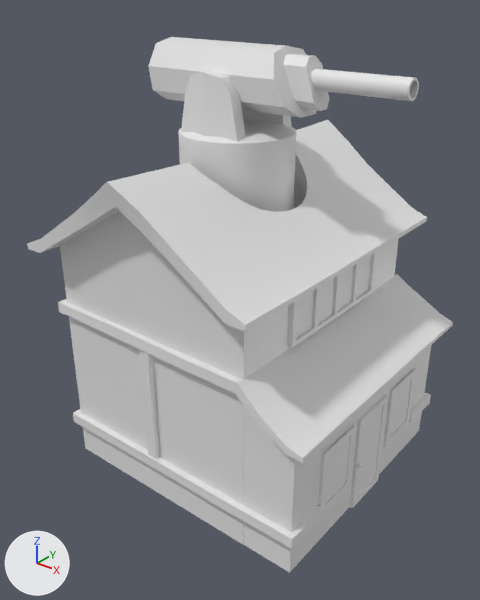
What one commit did to the Blender file Assets/Art/Models/BasicHouse.blend.
One viewpoint serves both versions: a 50 mm camera at (19.5, -24.2, 17.4) aimed at (1.0, -1.1, 3.1). Every picture has the same lights, and +X, +Y and +Z are marked at lower left.
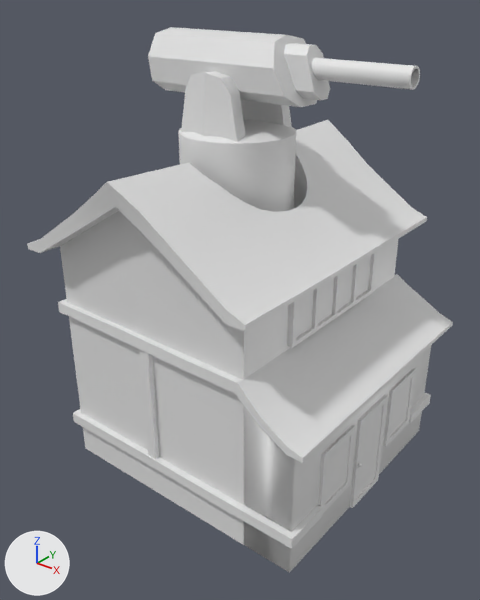
The newer file is also turned or shifted as a whole; pictures and numbers use the older file's frame.

Location of each change, (x1, y1, x2, y2) in pixels of the pictures (480 x 600 px):
'Cylinder.004', moved: before (149, 37, 317, 118); after (148, 27, 317, 107)
'Cylinder.007', moved: before (311, 69, 419, 101); after (312, 58, 420, 90)
'Cylinder.006', moved: before (284, 54, 330, 111); after (284, 43, 330, 100)
part 1 of me_cube_001, shading changed: (244, 346, 431, 573) in both

The edits, one by one:
me_cube_001 has 8 vertices, 6 faces and spans x -1.0..1.0, y -1.0..1.0, z -1.0..1.0.
me_cube_001 is used by ob_cube_001; location (6.81, 0.0, -1.81); scale (1.29, 6.48, 4.17).
me_cube_001 part 1: edges marked sharp go from 0 to 12.
Object 'Cylinder.004' (ob_cylinder_004) moves from (-0.74, 0.0, 13.43) to (-0.74, 0.0, 13.85).
Object 'Cylinder.006' (ob_cylinder_006) moves from (3.4, 0.0, 13.33) to (3.4, 0.0, 13.75).
Object 'Cylinder.007' (ob_cylinder_007) moves from (5.85, 0.0, 13.62) to (5.85, 0.0, 14.04).
